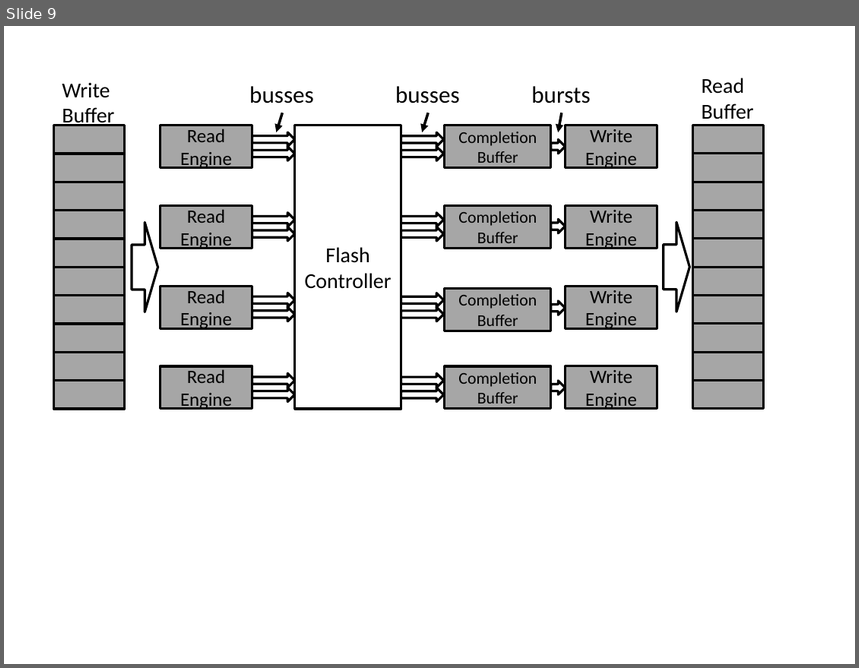
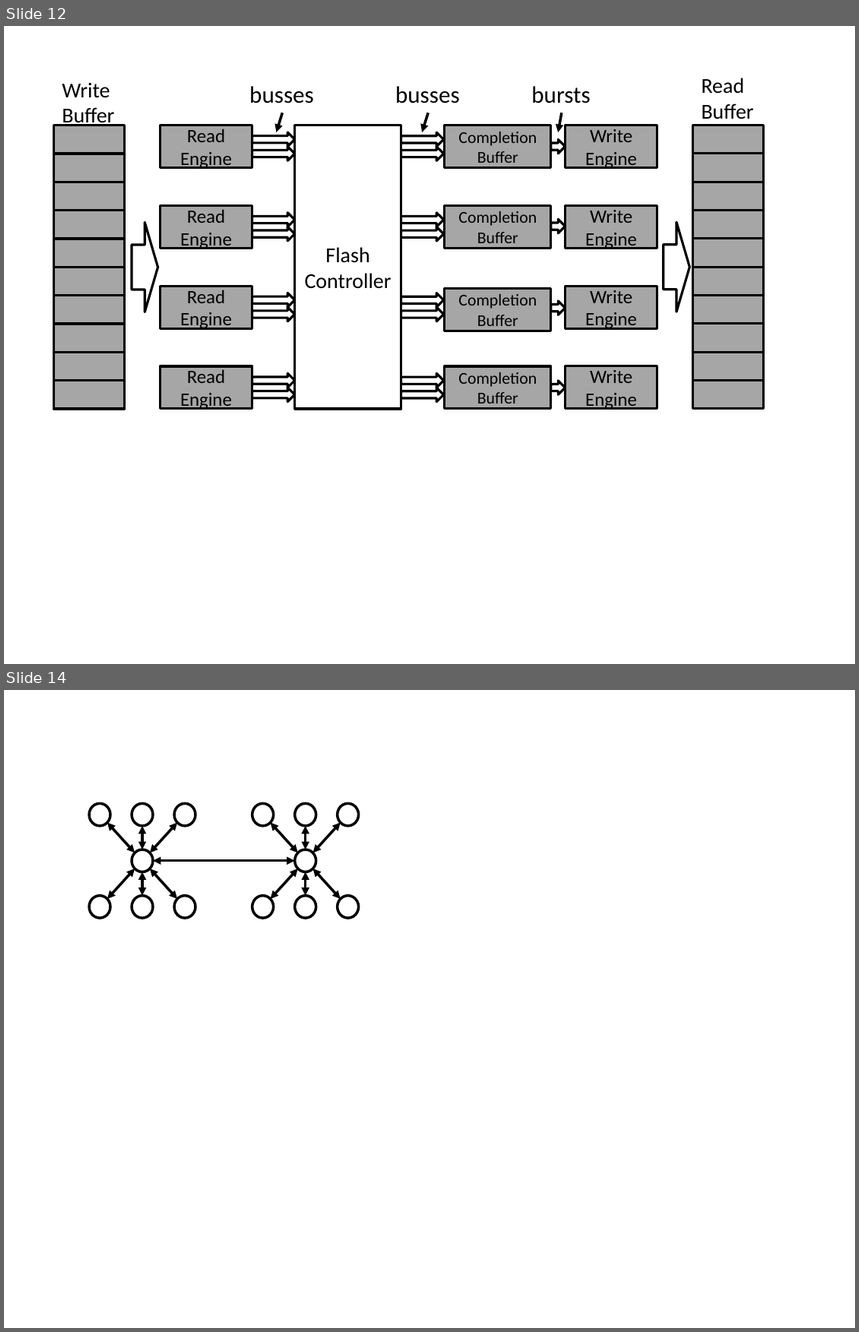
Before and after one commit to sangwoojun/bluedbm_connectald, a slide deck: papers/isca2015/figures/figures.pptx. Shown one above the other, each under a label of ours: slide 9 before the commit, slides 12 and 14 after it; the slides between them are not shown. The pictures are 859x668 and 859x1332 pixels, drawn with LibreOffice and Linux fonts; fonts in the diff are those of the drawing. Boxes give left, top, right and bottom in pixels: in the first picture for what was removed or moved away, otherwise in the second. Text is boxed around its words. In the diff, an @@ line names an element or a change of style, - is before the commit and + after.

```diff
--- a/papers/isca2015/figures/figures.pptx
+++ b/papers/isca2015/figures/figures.pptx
@@ slide 14 added at bbox=[4, 690, 855, 1328], background #FFFFFF @@
@@ ellipse added at bbox=[89, 803, 110, 825], fill #FFFFFF, outline #000000 2.25 pt @@
@@ ellipse added at bbox=[132, 803, 153, 825], fill #FFFFFF, outline #000000 2.25 pt @@
@@ ellipse added at bbox=[174, 803, 196, 825], fill #FFFFFF, outline #000000 2.25 pt @@
@@ ellipse added at bbox=[253, 803, 274, 825], fill #FFFFFF, outline #000000 2.25 pt @@
@@ ellipse added at bbox=[295, 803, 316, 825], fill #FFFFFF, outline #000000 2.25 pt @@
@@ ellipse added at bbox=[338, 803, 359, 825], fill #FFFFFF, outline #000000 2.25 pt @@
@@ double arrow added from (135, 853) to (107, 823), #000000 2.25 pt @@
@@ double arrow added from (142, 850) to (142, 826), #000000 2.25 pt @@
@@ double arrow added from (150, 853) to (177, 823), #000000 2.25 pt @@
@@ double arrow added from (297, 853) to (271, 823), #000000 2.25 pt @@
@@ double arrow added from (305, 850) to (305, 826), #000000 2.25 pt @@
@@ double arrow added from (313, 853) to (340, 823), #000000 2.25 pt @@
@@ double arrow added from (135, 869) to (107, 900), #000000 2.25 pt @@
@@ ellipse added at bbox=[132, 850, 153, 872], fill #FFFFFF, outline #000000 2.25 pt @@
@@ double arrow added from (150, 869) to (177, 900), #000000 2.25 pt @@
@@ double arrow added from (153, 861) to (295, 861), #000000 2.25 pt @@
@@ double arrow added from (297, 869) to (271, 900), #000000 2.25 pt @@
@@ ellipse added at bbox=[295, 850, 316, 872], fill #FFFFFF, outline #000000 2.25 pt @@
@@ double arrow added from (313, 869) to (340, 900), #000000 2.25 pt @@
@@ double arrow added from (142, 872) to (142, 896), #000000 2.25 pt @@
@@ double arrow added from (305, 872) to (305, 896), #000000 2.25 pt @@
@@ ellipse added at bbox=[89, 896, 110, 918], fill #FFFFFF, outline #000000 2.25 pt @@
@@ ellipse added at bbox=[132, 896, 153, 918], fill #FFFFFF, outline #000000 2.25 pt @@
@@ ellipse added at bbox=[174, 896, 196, 918], fill #FFFFFF, outline #000000 2.25 pt @@
@@ ellipse added at bbox=[253, 896, 274, 918], fill #FFFFFF, outline #000000 2.25 pt @@
@@ ellipse added at bbox=[295, 896, 316, 918], fill #FFFFFF, outline #000000 2.25 pt @@
@@ ellipse added at bbox=[338, 896, 359, 918], fill #FFFFFF, outline #000000 2.25 pt @@
@@ what was slide 9 is now slide 12 @@
```
Also in this commit, not shown: 3 slides changed, 7 other slides added, 22 other files.
